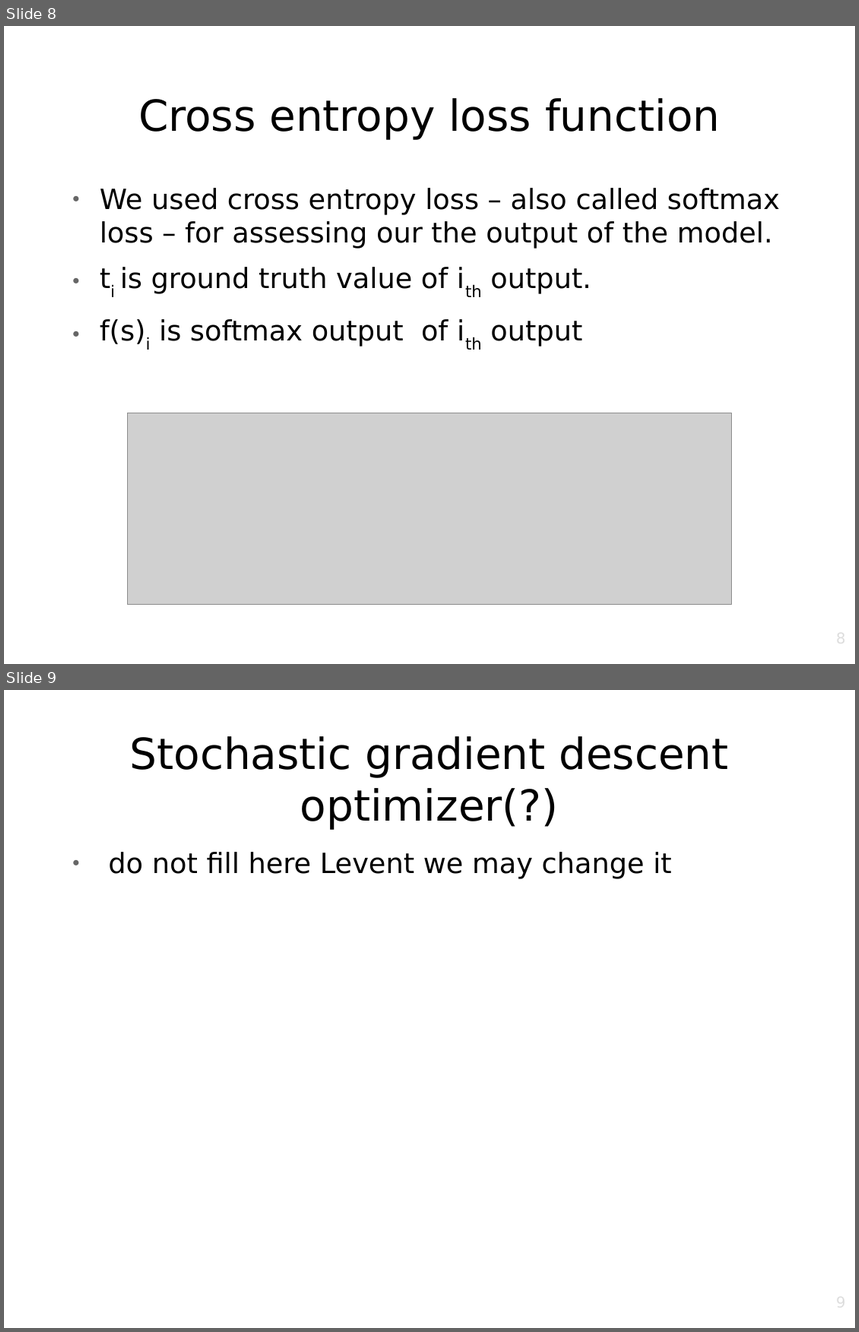
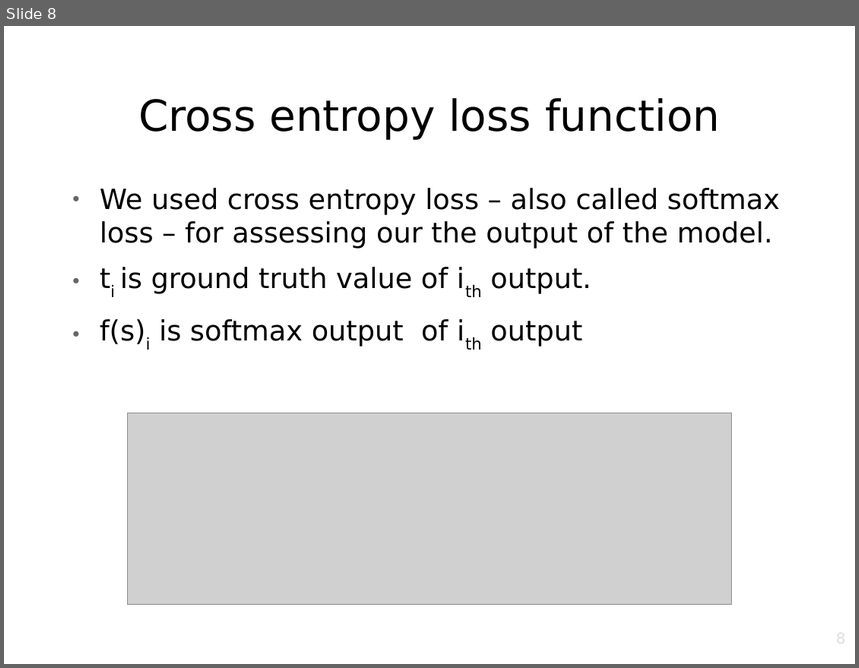
Before and after one commit to srknzl/cmpe462-project, a slide deck: Presentation.odp. Shown one above the other, each under a label of ours: slides 8 and 9 before the commit, slide 8 after it. The pictures are 859x1332 and 859x668 pixels, drawn with LibreOffice and Linux fonts; fonts in the diff are those of the drawing; grey boxes stand for pictures; background and template pictures are left out. Boxes give left, top, right and bottom in pixels: in the first picture for what was removed or moved away, otherwise in the second. Text is boxed around its words. In the diff, an @@ line names an element or a change of style, - is before the commit and + after.

```diff
--- a/Presentation.odp
+++ b/Presentation.odp
@@ slide 9 removed at (4, 690, 855, 1328), background picture (left out) @@
@@ title removed at (130, 736, 729, 830) @@
-Stochastic gradient descent optimizer(?)
@@ text removed at (108, 852, 672, 879) @@
-● do not fill here Levent we may change it
@@ page number removed at (648, 1294, 847, 1328) @@
-9
```
Also in this commit, not shown: 4 slides added, 3 other files.
